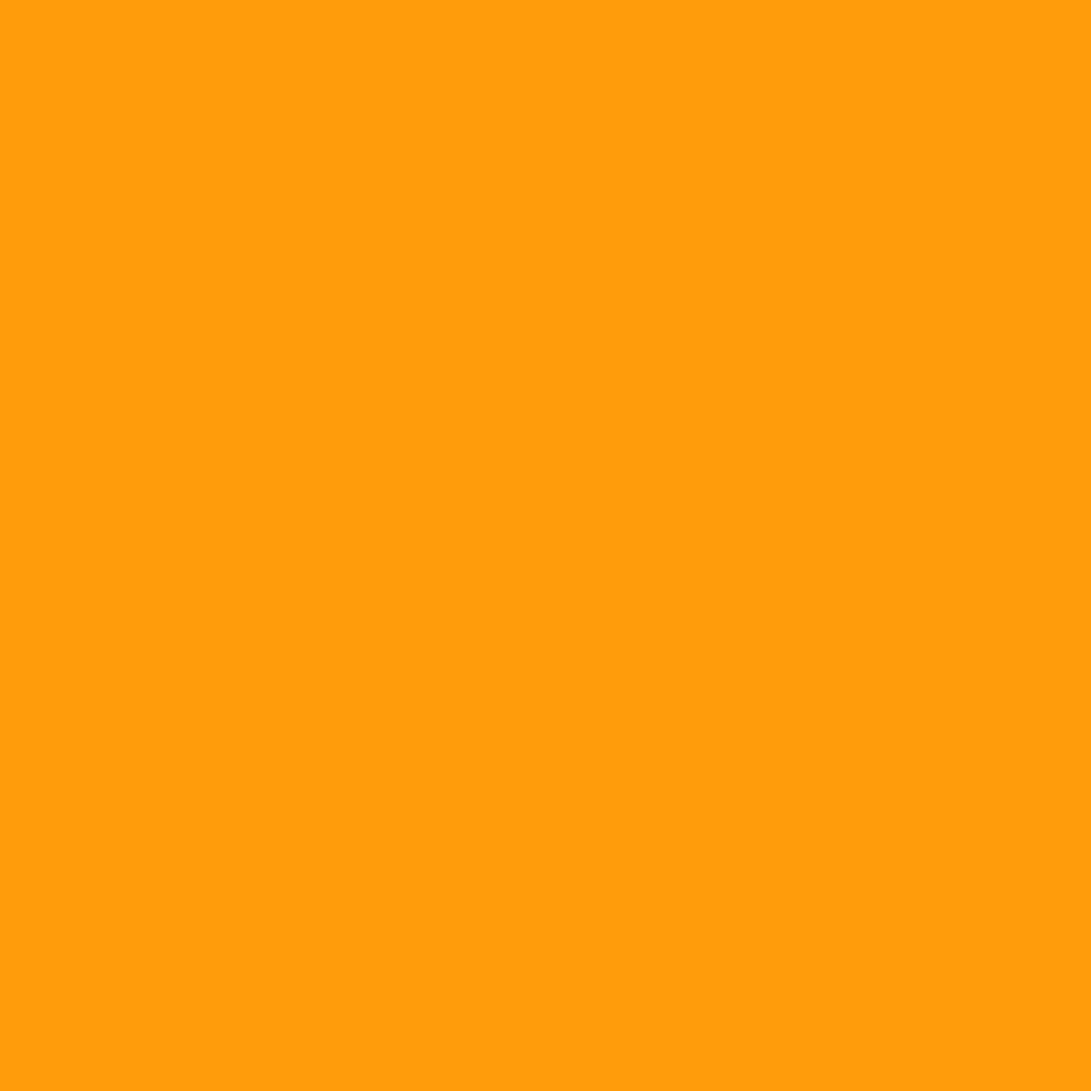
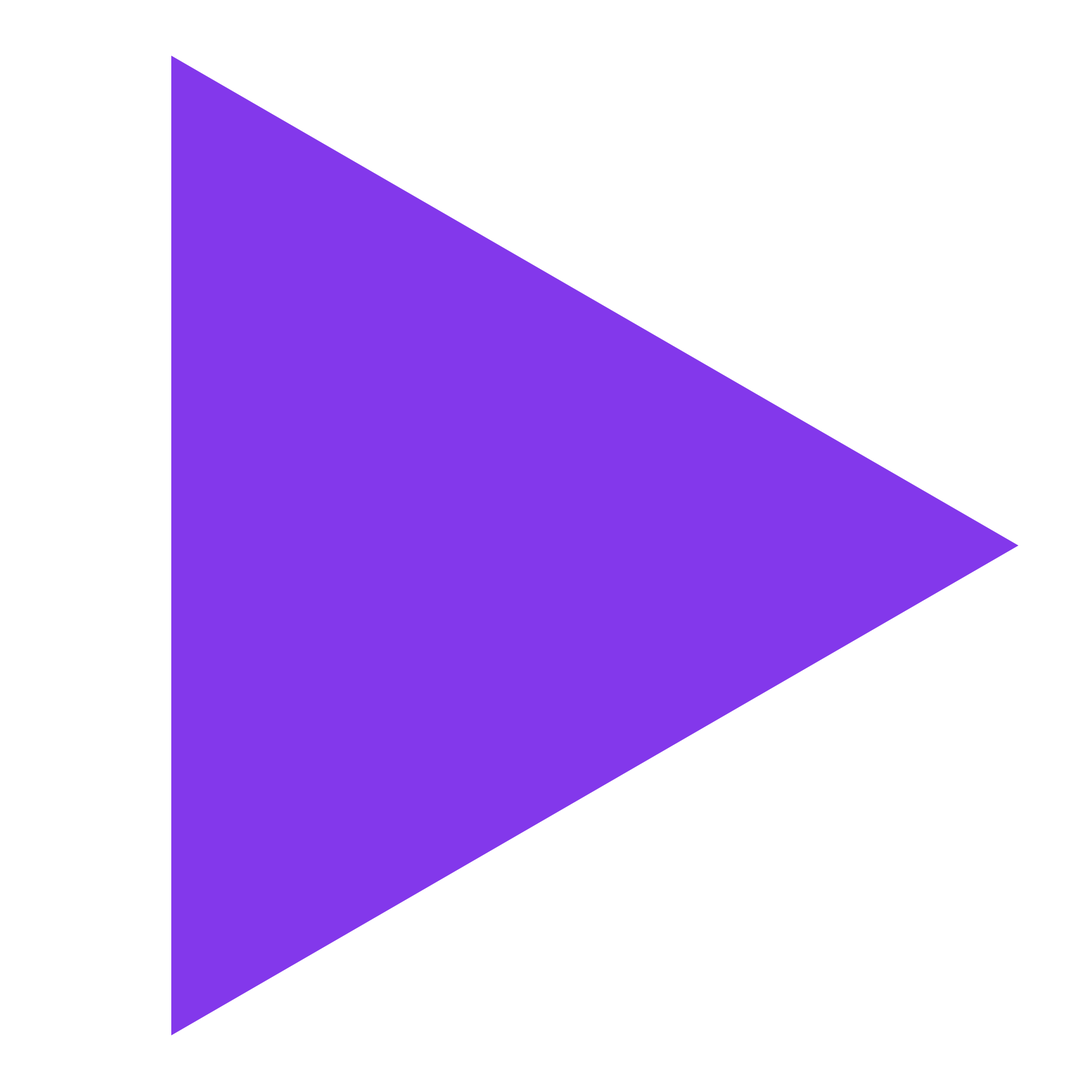
Layered file, before and after one edit (1091px x 1091px). Changes by layer:
added group "PLAY" with 1 layers above "SETA" over (x1=171, y1=55, x2=1019, y2=1036)
added layer "Triângulo 1" in group "PLAY" over (x1=171, y1=55, x2=1019, y2=1036)
hid "Preenchimento de Cor 1" over (x1=0, y1=0, x2=1091, y2=1091)
